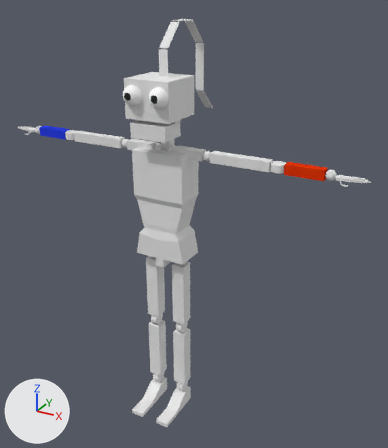
The Blender file HumanoidTaro.blend as it was, and as the next commit left it.
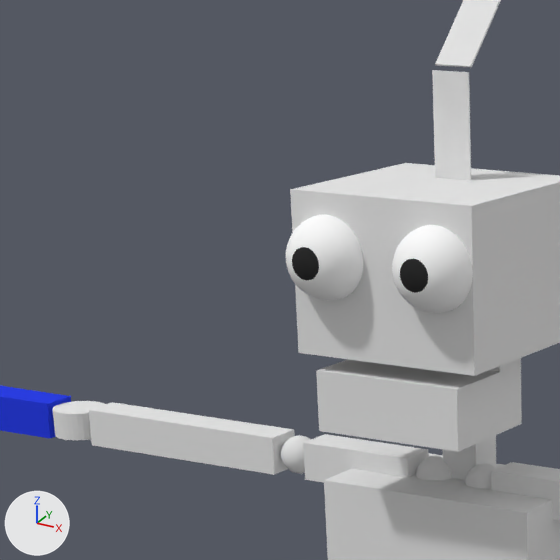
There are two pictures of each version: one whole from a 50 mm lens placed at (1.159, -1.858, 1.918), pointed at (0.06, 0.14, 0.919), one close up on the part from 14% to 49% of the width and 7% to 38% of the height. The lights are fixed; the arrows at lower left show +X, +Y and +Z.

Objects in the first close-up: 'Body', 'LowerArmLR'.
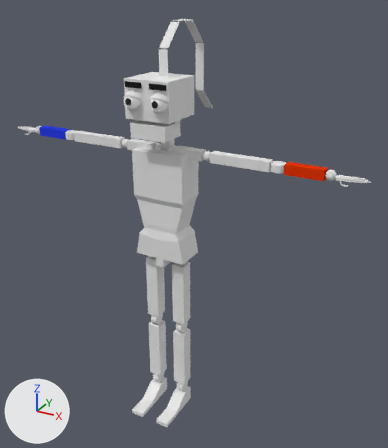
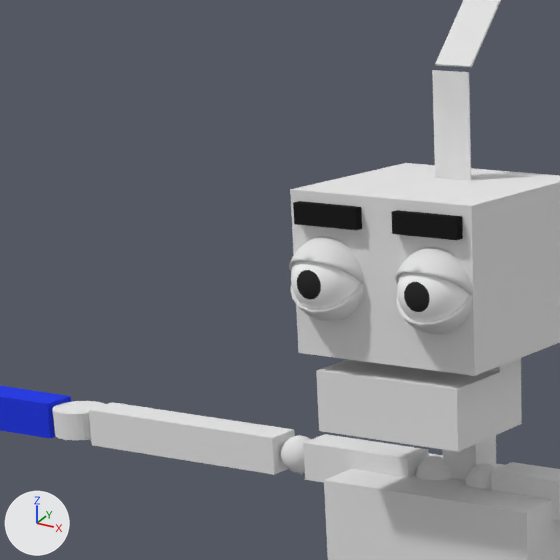
Commit message: add mabuta

Pixel boxes (x1, y1, x2, y2) of what changed, in the close-ups (560 x 560 px; the box of a moved part takes in the faces that stretch with it):
'Body', reshaped, modifiers changed: (53, 0, 560, 560) in both
'Mabuta', added: after (289, 237, 473, 334)
part 1 of me_cube, added (black): after (293, 201, 362, 230)
part 2 of me_cube, added: after (291, 260, 360, 310)
part 3 of me_cube, moved or reshaped: before (286, 214, 473, 313); after (290, 0, 488, 560)

The change, as a diff of the scene's bpy script:
```diff
--- a/HumanoidTaro.blend.py
+++ b/HumanoidTaro.blend.py
@@ mat_mayuge @@
+mat_mayuge = diffuse_material('Mayuge')
+mat_mayuge.base_color = (0.016, 0.016, 0.016)  # black #222222
@@ me_cube @@
 # used by ob_body; location = (0.0, 0.0, 0.0)
-me_cube.from_pydata(...)  # 2952 vertices, 2960 faces; spans x 0.0..0.84, y -0.2..0.4, z 0.0..1.8
+me_cube.from_pydata(...)  # 5860 vertices, 5926 faces; spans x -0.84..0.84, y -0.2..0.4, z 0.0..1.8
+# me_cube part 1: a new loose piece, a box spanning x -0.09..-0.02, y -0.14..-0.12, z 1.57..1.59, in mat_mayuge (black #222222)
+# me_cube part 2: a new loose piece of 482 vertices spanning x -0.1..-0.02, y -0.17..-0.09, z 1.48..1.56
+# me_cube part 3: 113 vertices moved from x 0.02..0.1, y -0.17..-0.09, z 1.5..1.58 to x 0.03..0.09, y -0.17..-0.09, z 1.5..1.56; 277 vertices removed from x 0.02..0.1, y -0.17..-0.09, z 1.5..1.58; 349 vertices added at x -0.12..0.1, y -0.17..0.4, z 0.78..1.8
 me_cube.materials.append(mat_material)
@@ me_cube @@
 me_cube.materials.append(mat_eyeball)
+me_cube.materials.append(mat_mayuge)  # black #222222
@@ me_cube_001 @@
+me_cube_001.from_pydata(...)  # 2056 vertices, 2176 faces; spans x -0.1..0.1, y -0.033..0.04, z -0.039..0.04
+me_cube_001.polygons.foreach_set('use_smooth', [True] * 2176)
+me_cube_001.materials.append(mat_material)  # white #e7e7e7
@@ ob_body @@
 ob_body.location = (0.0, 0.0, 0.0)
-_m = ob_body.modifiers.new('Mirror', 'MIRROR')
-_m.use_clip = True
@@ ob_mabuta @@
+ob_mabuta = bpy.data.objects.new('Mabuta', me_cube_001)
+ob_mabuta.location = (0.0, -0.13, 1.52)
```
